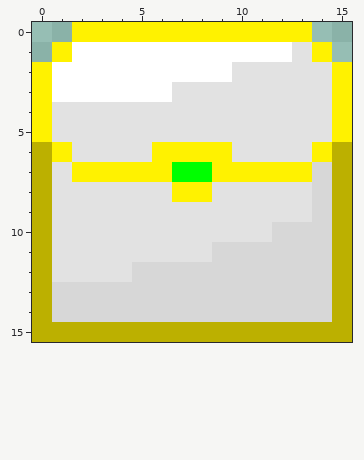
One commit to this pixel-art sprite: sprites/spr_chest/layers/4405eabc-34a9-4dbd-b793-64d8c44aa034/c9a42ecc-3a4d-4825-a2c3-e6845bba7fe8.png. This is how it looked before the edit.
The file is 16x16 pixels.
New version:
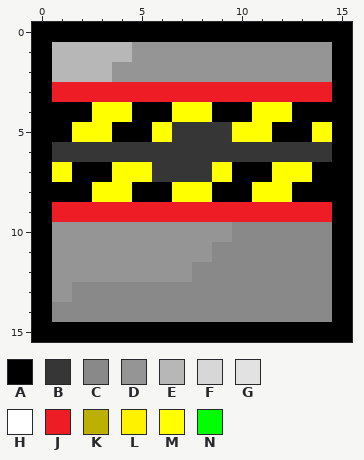
Palette (. is transparent): A #000000  B #363636  C #898989  D #959595  E #b7b7b7  F #d7d7d7  G #e2e2e2  H #ffffff  J #ee1c24  K #bcb000  L #fff200  M #ffff00  N #00ff00
What changed:
@@ x 0..15 @@
- 0 ..LLLLLLLLLLLL..
- 1 .LHHHHHHHHHHHGL.
- 2 LHHHHHHHHHGGGGGL
- 3 LHHHHHHGGGGGGGGL
- 4 LGGGGGGGGGGGGGGL
- 5 LGGGGGGGGGGGGGGL
- 6 KLGGGGLLLLGGGGLK
- 7 KGLLLLLNNLLLLLFK
- 8 KGGGGGGLLGGGGGFK
- 9 KGGGGGGGGGGGGGFK
-10 KGGGGGGGGGGGFFFK
-11 KGGGGGGGGFFFFFFK
-12 KGGGGFFFFFFFFFFK
-13 KFFFFFFFFFFFFFFK
-14 KFFFFFFFFFFFFFFK
-15 KKKKKKKKKKKKKKKK
+ 0 AAAAAAAAAAAAAAAA
+ 1 AEEEEDDDDDDDDDDA
+ 2 AEEEDDDDDDDDDDDA
+ 3 AJJJJJJJJJJJJJJA
+ 4 AAAMMAAMMAAMMAAA
+ 5 AAMMAAMBBBMMAAMA
+ 6 ABBBBBBBBBBBBBBA
+ 7 AMAAMMBBBMAAMMAA
+ 8 AAAMMAAMMAAMMAAA
+ 9 AJJJJJJJJJJJJJJA
+10 ADDDDDDDDDCCCCCA
+11 ADDDDDDDDCCCCCCA
+12 ADDDDDDDCCCCCCCA
+13 ADCCCCCCCCCCCCCA
+14 ACCCCCCCCCCCCCCA
+15 AAAAAAAAAAAAAAAA
Where, in picture pixels (left, top, right, bottom), the same in both pictures:
changed: (32, 22, 352, 342)
